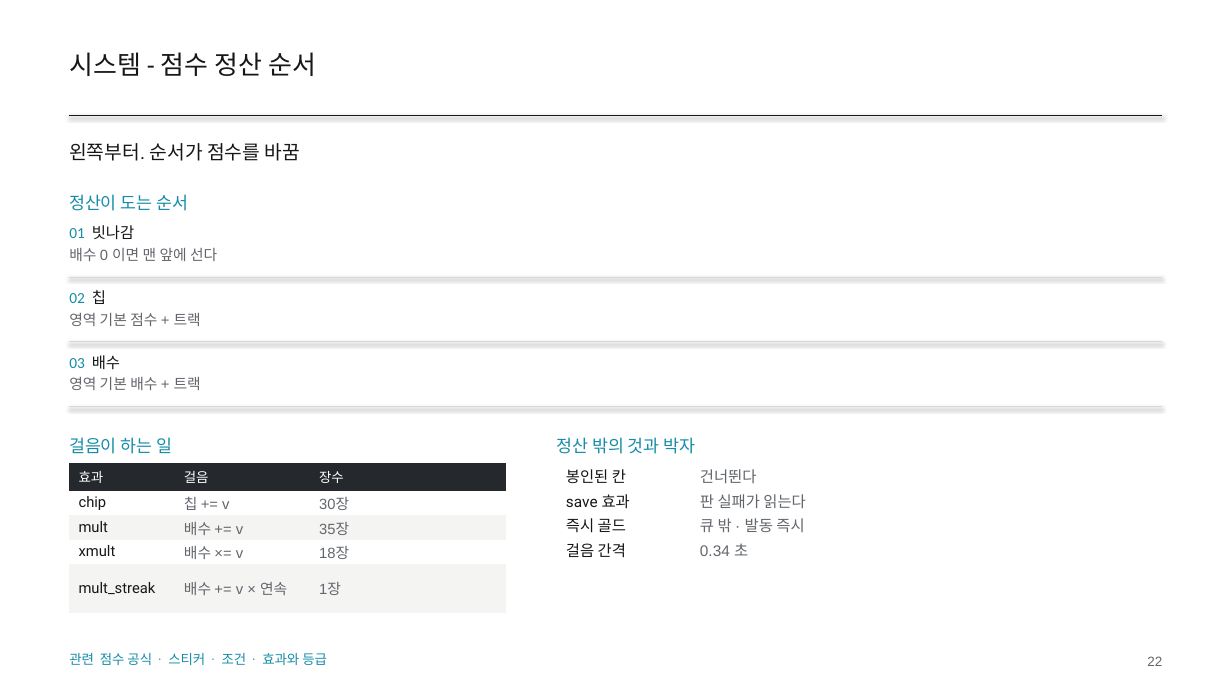
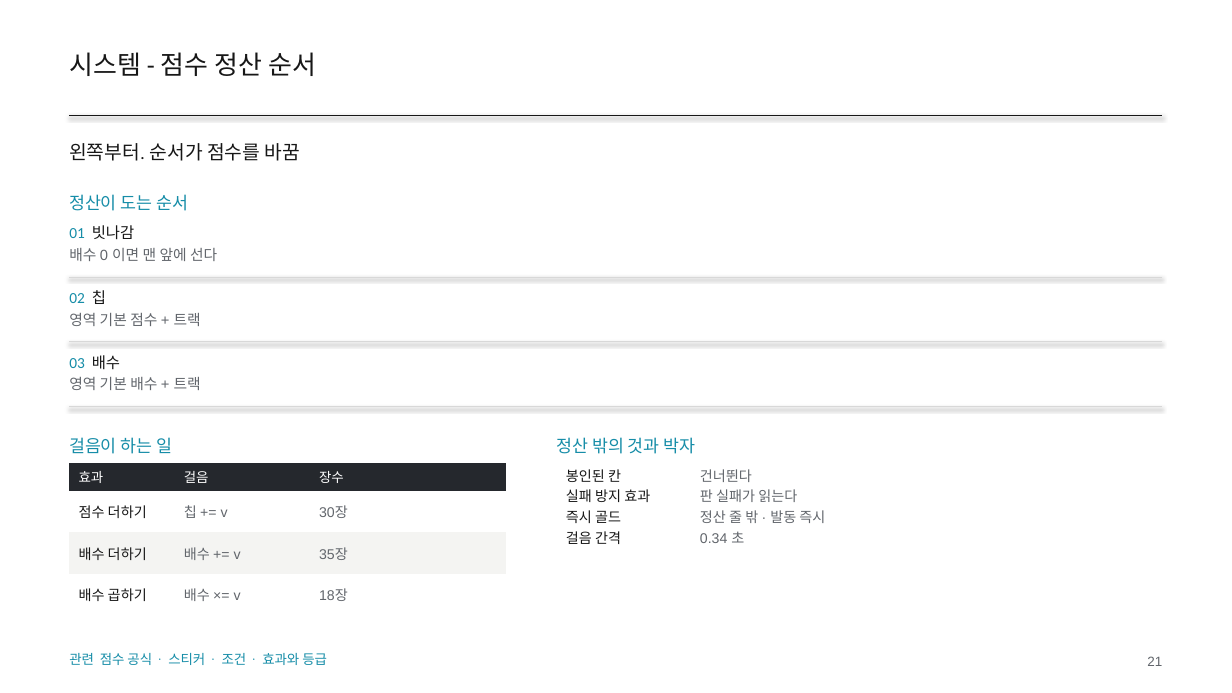
Before and after one commit to GGbong69/test-03, a slide deck: slide 21 of docs/HIGHTONE_기획서.pptx (slide 22 before the commit). Drawn at 1232x693 pixels with LibreOffice and Linux fonts; fonts in the diff are those of the drawing. Boxes give left, top, right and bottom in pixels: in the first picture for what was removed or moved away, otherwise in the second. Text is boxed around its words. In the diff, an @@ line names an element or a change of style, - is before the commit and + after.

```diff
--- a/docs/HIGHTONE_기획서.pptx
+++ b/docs/HIGHTONE_기획서.pptx
@@ table at [69, 463, 506, 616] @@
-row 2: chip | 칩 += v | 30장
-row 3: mult | 배수 += v | 35장
-row 4: xmult | 배수 ×= v | 18장
-row 5: mult_streak | 배수 += v × 연속 | 1장
+row 2: 점수 더하기 | 칩 += v | 30장
+row 3: 배수 더하기 | 배수 += v | 35장
+row 4: 배수 곱하기 | 배수 ×= v | 18장
@@ table at [557, 463, 994, 548] @@
-row 2, column 1: save 효과
+row 2, column 1: 실패 방지 효과
-row 3, column 2: 큐 밖 · 발동 즉시
+row 3, column 2: 정산 줄 밖 · 발동 즉시
@@ size 12 to 11 pt in "봉인된 칸", "건너뛴다", "판 실패가 읽는다", "즉시 골드" and 2 more places @@
@@ text at [1147, 656, 1162, 666]: text changed @@
-22
+21
```
Also in this commit, not shown: 28 other slides changed, 1 slide added, 1 slide removed, 3 other files.
